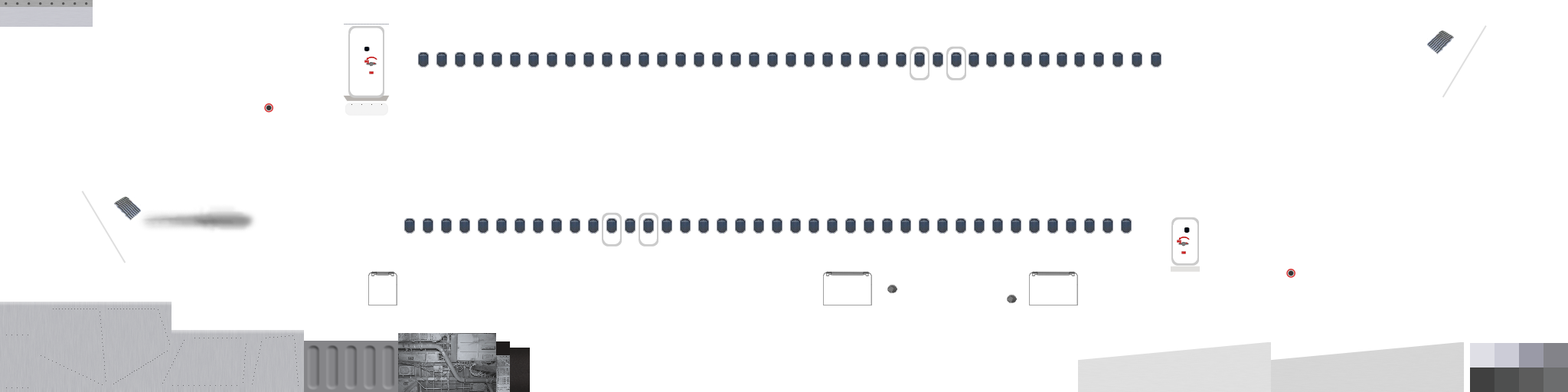
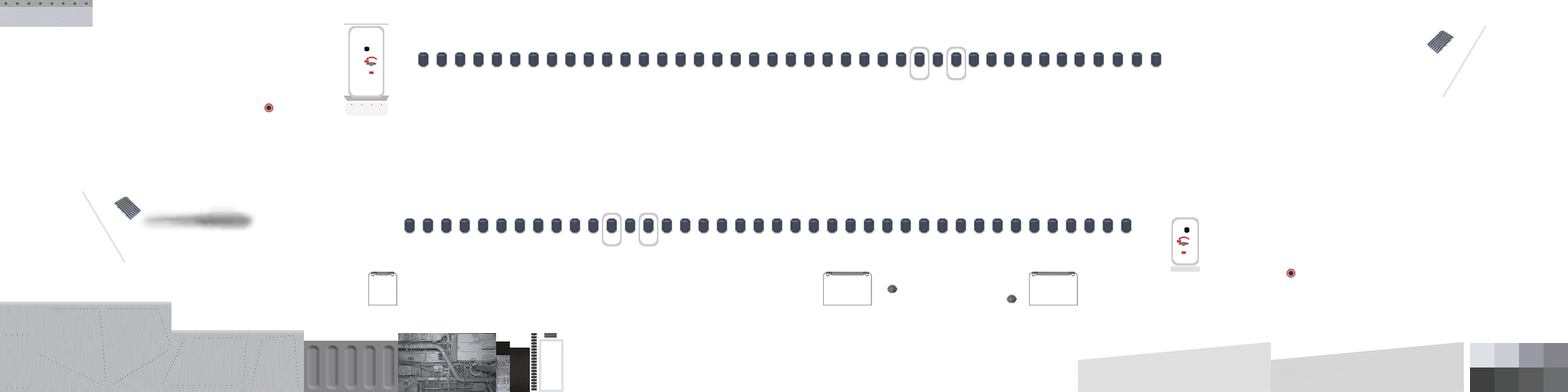
Layered file, before and after one edit (1568px x 392px). Changes by layer:
added layer "Firetank" above "Background" over 531, 333, 564, 392
